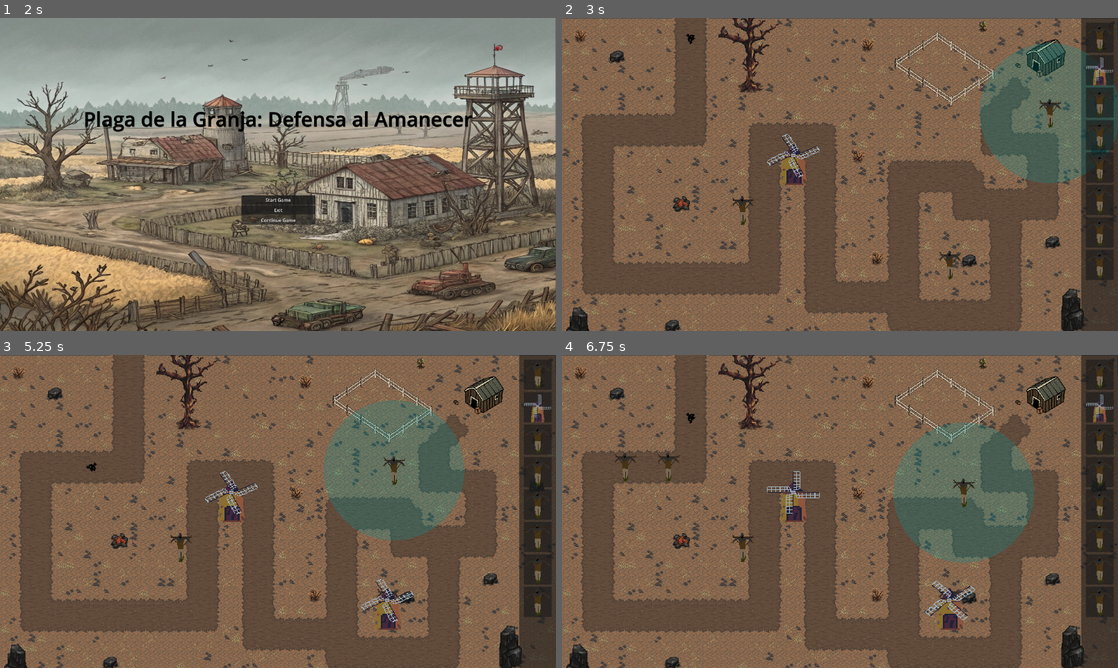
Above: before the commit, frames 1-4 (two rows, left to right).
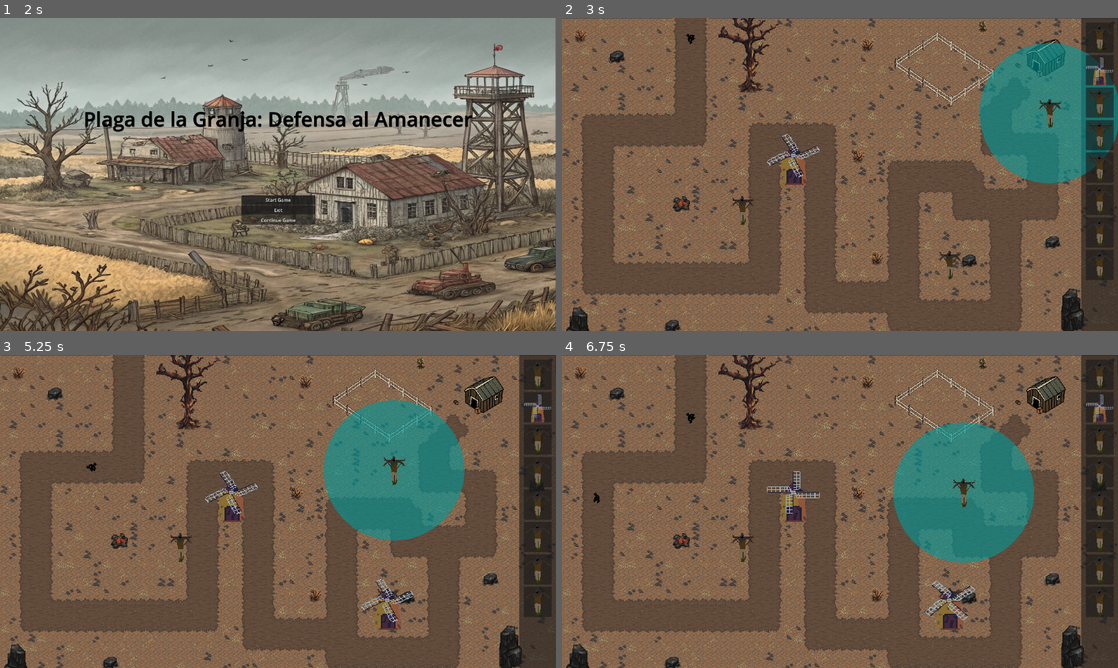
Above: after the commit, the same moments.

Repository: SergioMorales12/Plaga-de-la-granja--Defensa-al-amanecer
Game: Godot game, scene res://scenes/login.tscn
Same seed, same stepped clock (60 frames per second), same inputs: the game is played once before the commit and once after it.
Inputs (mouse positions are in pixels of both pictures, inside the frame that each line leads up to):
- Up to frame 1 (2 s): click (278, 202) at 0.52 s; type "Alex" at 0.6 s; click (278, 215) at 0.75 s; type "12" at 0.83 s; click "Continue as a guest" at 1.25 s
- Up to frame 2 (3 s): click "Start Game" at 2 s; tap Enter (ui_accept) at 2.75 s; drag from (1101, 36) to (951, 265) at 2.77 s
- Up to frame 3 (5.25 s): drag from (539, 408) to (389, 602) at 3.52 s; move the mouse to (539, 439) at 4.27 s; hold Right (ui_right) 4.28-5 s; hold Ctrl 4.28-5 s; click (539, 439) at 4.42 s; drag from (539, 470) to (105, 467) at 5.02 s
- Up to frame 4 (6.75 s): drag from (1101, 505) to (623, 467) at 5.77 s; drag from (1101, 536) to (689, 401) at 6.52 s

Frame 1 is identical in both runs. In frame 2, 7.3% of the frame differs, in the area x 39-100%, y 8-53%; in frame 3, 8.8%; in frame 4, 9.0%, in the area x 5-96%, y 17-67%.
Error before the commit: Invalid call to function 'get_cell_atlas_coords' in base 'TileMapLayer'. Expected 1 arguments. (res://scripts/espanta.gd:20)

Commit message:
Perfe

Diff:
--- a/scenes/towers/molino.tscn
+++ b/scenes/towers/molino.tscn
@@ -105,7 +105,7 @@
 sprite_frames = SubResource("SpriteFrames_bqo3e")
 animation = &"idle"
 autoplay = "idle"
-frame_progress = 0.00563513
+frame_progress = 0.00783369
 
 [node name="colision" type="Area2D" parent="."]
 
--- a/scripts/espanta.gd
+++ b/scripts/espanta.gd
@@ -1,38 +1,37 @@
 extends Panel
 
-@export var tower = preload("res://scenes/towers/espanta_pajaros.tscn")
-var currTile
+@export var tower = preload("res://scenes/towers/espanta_pajaros.tscn") # Carga la escena de la torreta
+var tempTower # Variable para almacenar la torreta temporal
+var canPlace = true # Variable para verificar si se puede colocar la torreta
 
 func _on_gui_input(event: InputEvent) -> void:
-	var tempTower = tower.instantiate()
-	if event is InputEventMouseButton and event.button_mask == 1:
-		add_child(tempTower)
-		tempTower.process_mode = Node.PROCESS_MODE_DISABLED
-		tempTower.get_node("Area").show()
+	if event is InputEventMouseButton and event.button_mask == 1: # Al hacer clic con el botón izquierdo del ratón
+		tempTower = tower.instantiate() # Instancia la torreta
+		add_child(tempTower) # Añade la torreta como hijo del panel
+		tempTower.process_mode = Node.PROCESS_MODE_DISABLED # Desactiva el procesamiento de la torreta
+		tempTower.get_node("Area").show() # Muestra el área de la torreta
 
+	elif event is InputEventMouseMotion and event.button_mask == 1: # Al mover el ratón con el botón izquierdo presionado
+		if tempTower:
+			tempTower.global_position = event.global_position # Actualiza la posición de la torreta
+			canPlace = not is_colliding(tempTower.global_position) # Verifica si hay colisión en la posición actual
+			tempTower.get_node("Area").modulate = Color(1, 1, 1) if canPlace else Color(1, 0, 0) # Cambia el color del área según si hay colisión
 
-	elif event is InputEventMouseMotion and event.button_mask == 1:
-		if get_child_count() >= 1:
-			get_child(1).global_position = event.global_position
-
-		var pathMap = get_tree().get_root().get_node("Mapa/Obstaculos")
-		var tile = pathMap.local_to_map(get_global_mouse_position())
-		currTile = pathMap.get_cell_atlas_coords(0,tile,false)
-
-	elif event is InputEventMouseButton and event.button_mask == 0:
-		print("bye")
-		tempTower.get_node("Area").hide()
-
-		if event.global_position.x >= 1792:
-			if get_child_count() >1:
-				get_child(1).queue_free()
-		else:
-			var path = get_tree().get_root().get_node("Mapa/towers")
-			path.add_child(tempTower)
-			tempTower.global_position = event.global_position
-			tempTower.get_node("Area").hide()
-			get_child(1).queue_free()
-
-	else:
-		if get_child_count() > 1:
-			get_child(1).queue_free()
+	elif event is InputEventMouseButton and event.button_mask == 0: # Al soltar el botón izquierdo del ratón
+		if tempTower:
+			tempTower.get_node("Area").hide() # Oculta el área de la torreta
+			if canPlace:
+				var path = get_tree().get_root().get_node("Mapa/towers") # Obtiene el nodo donde se colocará la torreta
+				remove_child(tempTower) # Elimina la torreta del panel
+				path.add_child(tempTower) # Añade la torreta al nodo `towers`
+				tempTower.global_position = event.global_position # Actualiza la posición de la torreta
+				tempTower.process_mode = Node.PROCESS_MODE_INHERIT # Reactiva el procesamiento de la torreta
+			else:
+				tempTower.queue_free() # Elimina la torreta si no se puede colocar
+			tempTower = null # Resetea la variable de la torreta temporal
+func is_colliding(position: Vector2) -> bool:
+	var space_state = get_world_2d().direct_space_state # Obtiene el estado del espacio 2D
+	var query = PhysicsPointQueryParameters2D.new() # Crea un nuevo objeto de parámetros de consulta de punto
+	query.position = position # Establece la posición de la consulta
+	var result = space_state.intersect_point(query) # Realiza la consulta de intersección
+	return result.size() > 0 # Devuelve verdadero si hay colisión
Binary file changed: asserts/molino.png
